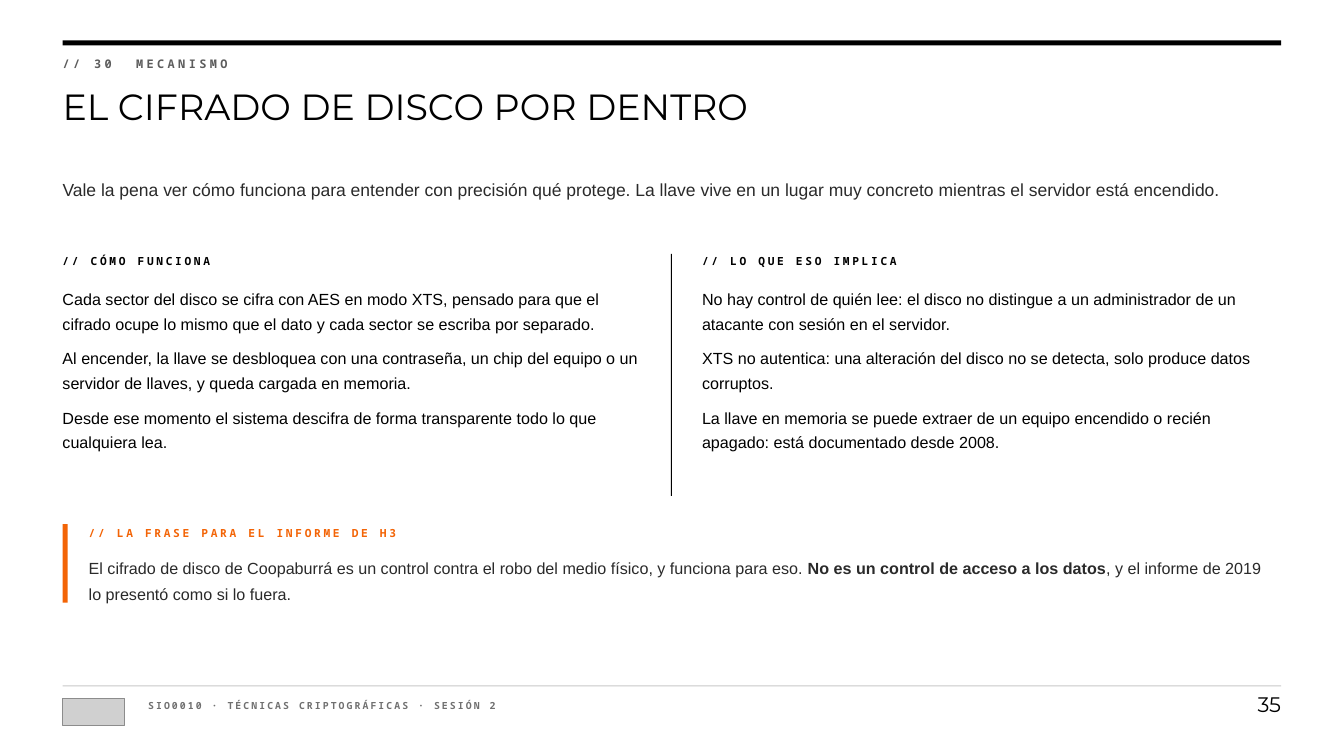
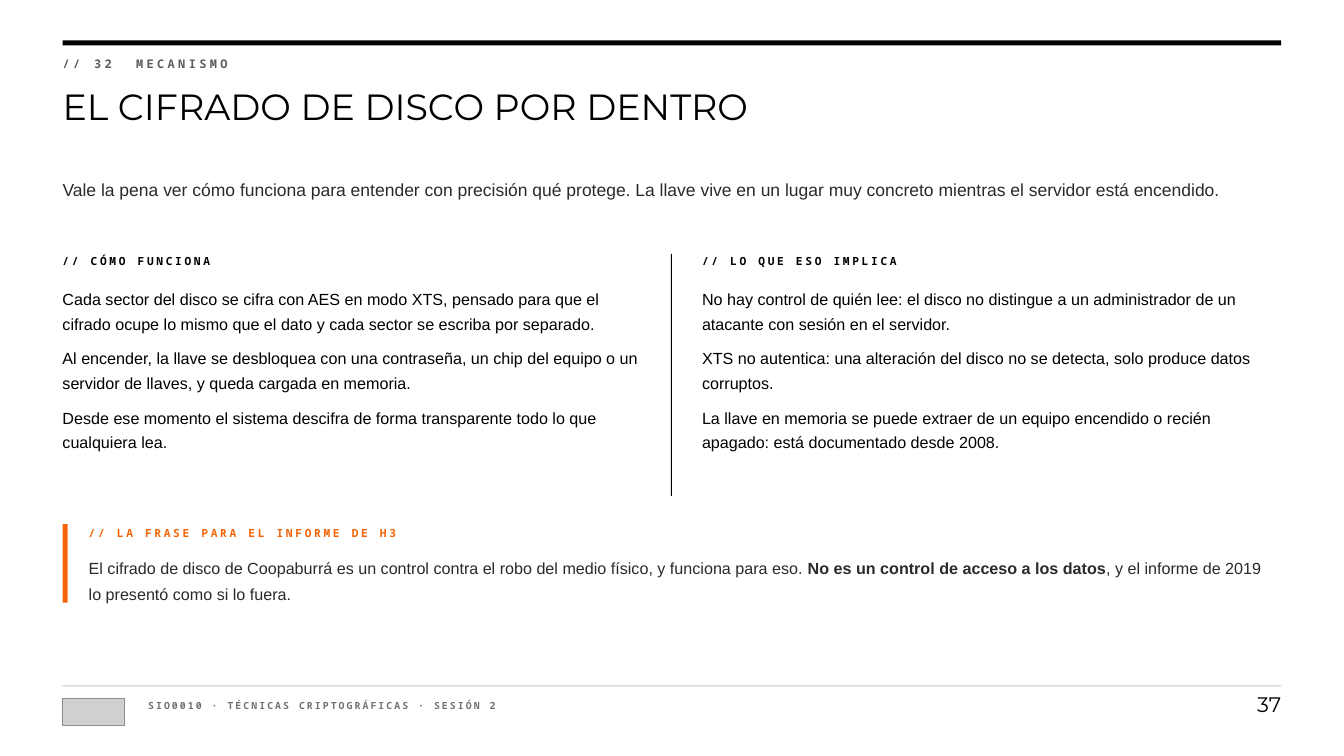
Before and after one commit to andresdapena81/sio0010-tecnicas-criptograficas, a slide deck: slide 37 of presentaciones/SIO0010-S2-Cifrado-simetrico.pptx (slide 35 before the commit). Drawn at 1344x756 pixels with LibreOffice and Linux fonts; fonts in the diff are those of the drawing; grey boxes stand for pictures. Boxes give left, top, right and bottom in pixels: in the first picture for what was removed or moved away, otherwise in the second. Text is boxed around its words. In the diff, an @@ line names an element or a change of style, - is before the commit and + after.

```diff
--- a/presentaciones/SIO0010-S2-Cifrado-simetrico.pptx
+++ b/presentaciones/SIO0010-S2-Cifrado-simetrico.pptx
@@ text at (94, 59, 227, 68): text changed @@
-// 30 MECANISMO
+// 32 MECANISMO
@@ text at (1257, 697, 1281, 712): text changed @@
-35
+37
```
Also in this commit, not shown: 51 other slides changed, 3 slides added, 1 slide removed, 2 other files.
